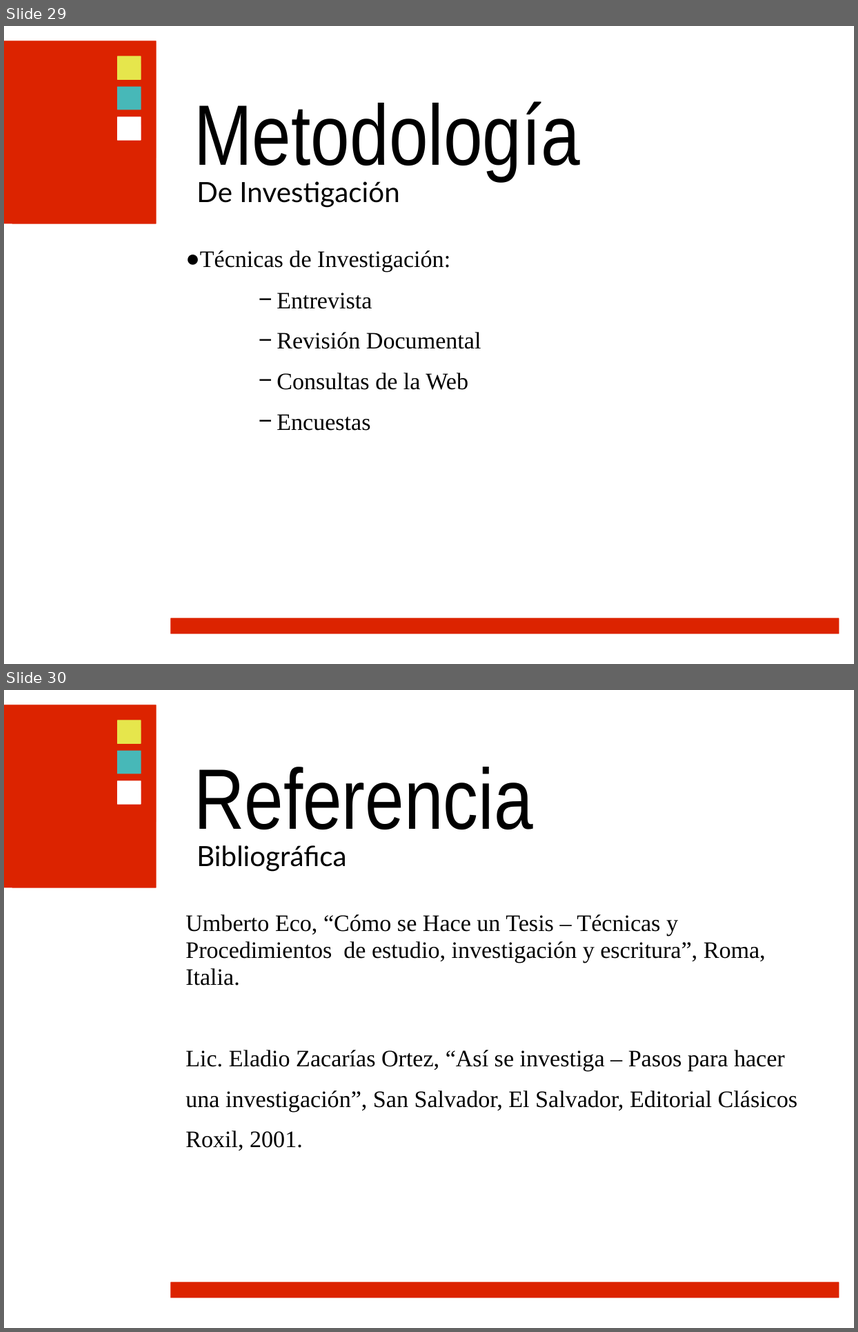
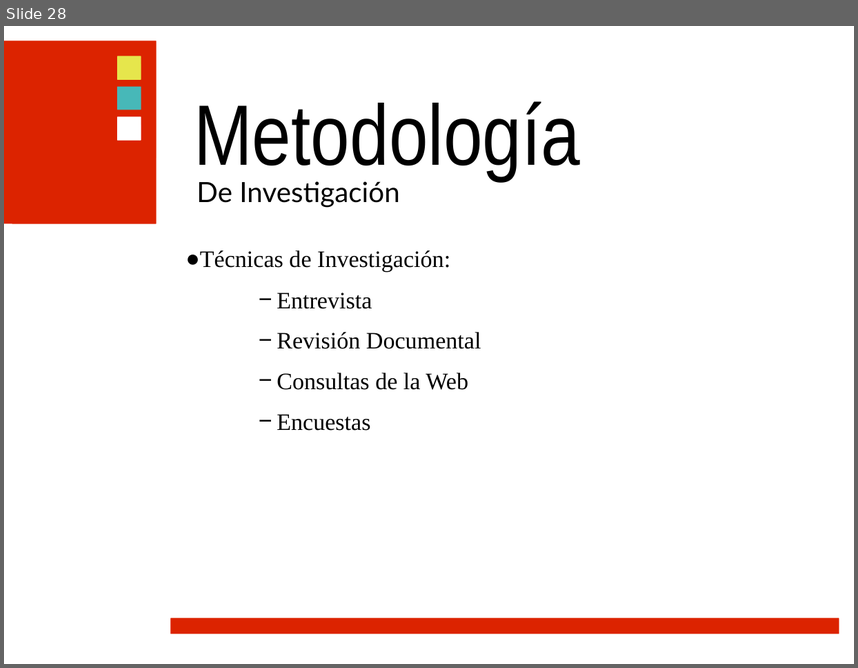
Before and after one commit to ramayac/jhard, a slide deck: presentaciones/primera defensa/jhard.ppt. Shown one above the other, each under a label of ours: slides 29 and 30 before the commit, slide 28 after it. The pictures are 858x1332 and 858x668 pixels, drawn with LibreOffice and Linux fonts; fonts in the diff are those of the drawing; background and template pictures are left out. Boxes give left, top, right and bottom in pixels: in the first picture for what was removed or moved away, otherwise in the second. Text is boxed around its words. In the diff, an @@ line names an element or a change of style, - is before the commit and + after.

```diff
--- a/presentaciones/primera defensa/jhard.ppt
+++ b/presentaciones/primera defensa/jhard.ppt
@@ slide 30 removed at box(4, 690, 854, 1328), background picture (left out); not listed: 7 template elements that a slide beside it also shows @@
@@ text removed at box(194, 767, 533, 830) @@
-Referencia
@@ text removed at box(197, 845, 347, 871) @@
-Bibliográfica
@@ text removed at box(185, 914, 797, 1150) @@
-Umberto Eco, “Cómo se Hace un Tesis – Técnicas y Procedimientos de estudio, investigación y escritura”, Roma, Italia.
-Lic. Eladio Zacarías Ortez, “Así se investiga – Pasos para hacer una investigación”, San Salvador, El Salvador, Editorial Clásicos Roxil, 2001.
@@ what was slide 29 is now slide 28 @@
```
Also in this commit, not shown: 9 slides changed, 1 other slide removed.
